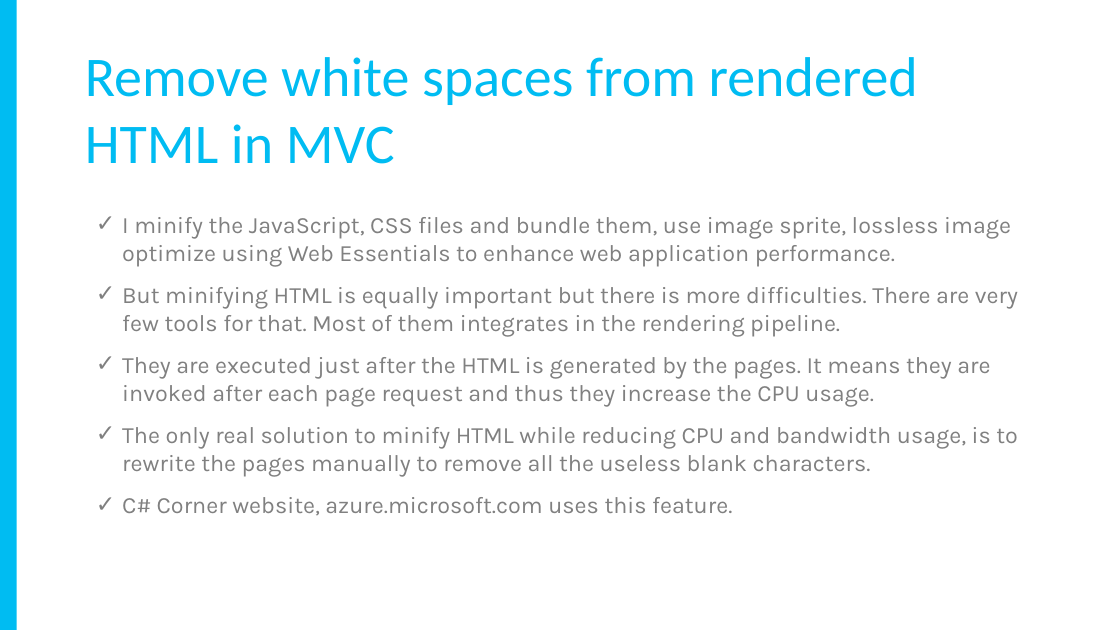
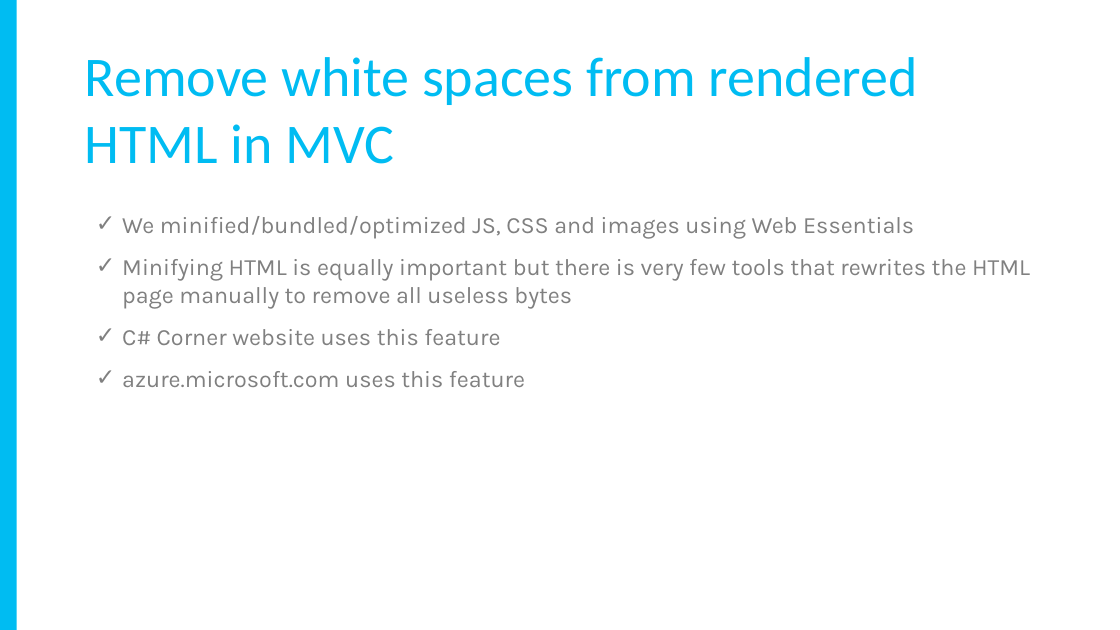
Before and after one commit to yadavavijay/tips-tricks, a slide deck: slide 12 of EmptyProject/Slides.pptx. Drawn at 1120x630 pixels with LibreOffice and Linux fonts; fonts in the diff are those of the drawing. Boxes give left, top, right and bottom in pixels: in the first picture for what was removed or moved away, otherwise in the second. Text is boxed around its words. In the diff, an @@ line names an element or a change of style, - is before the commit and + after.

```diff
--- a/EmptyProject/Slides.pptx
+++ b/EmptyProject/Slides.pptx
@@ text at (122, 216, 1030, 387): text changed @@
-✓ I minify the JavaScript, CSS files and bundle them, use image sprite, lossless image optimize using Web Essentials to enhance web application performance.
-✓ But minifying HTML is equally important but there is more difficulties. There are very few tools for that. Most of them integrates in the rendering pipeline.
-✓ They are executed just after the HTML is generated by the pages. It means they are invoked after each page request and thus they increase the CPU usage.
-✓ The only real solution to minify HTML while reducing CPU and bandwidth usage, is to rewrite the pages manually to remove all the useless blank characters.
-✓ C# Corner website, azure.microsoft.com uses this feature.
+✓ We minified/bundled/optimized JS, CSS and images using Web Essentials
+✓ Minifying HTML is equally important but there is very few tools that rewrites the HTML page manually to remove all useless bytes
+✓ C# Corner website uses this feature
+✓ azure.microsoft.com uses this feature
```
Also in this commit, not shown: 6 other slides changed.
